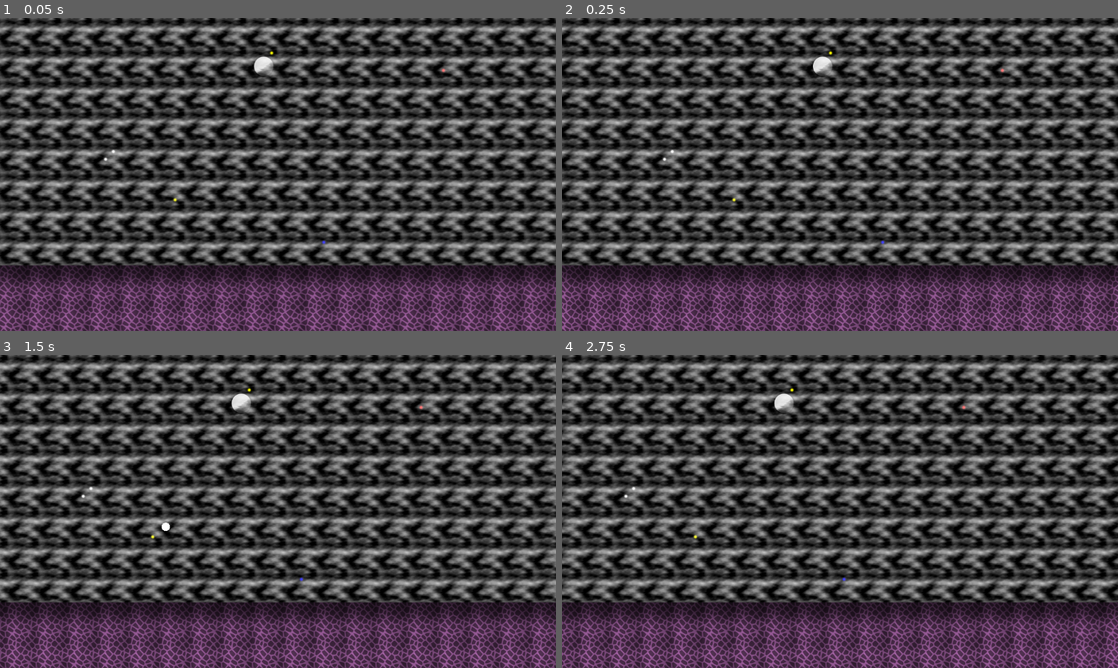
Above: before the commit, frames 1-4 (two rows, left to right).
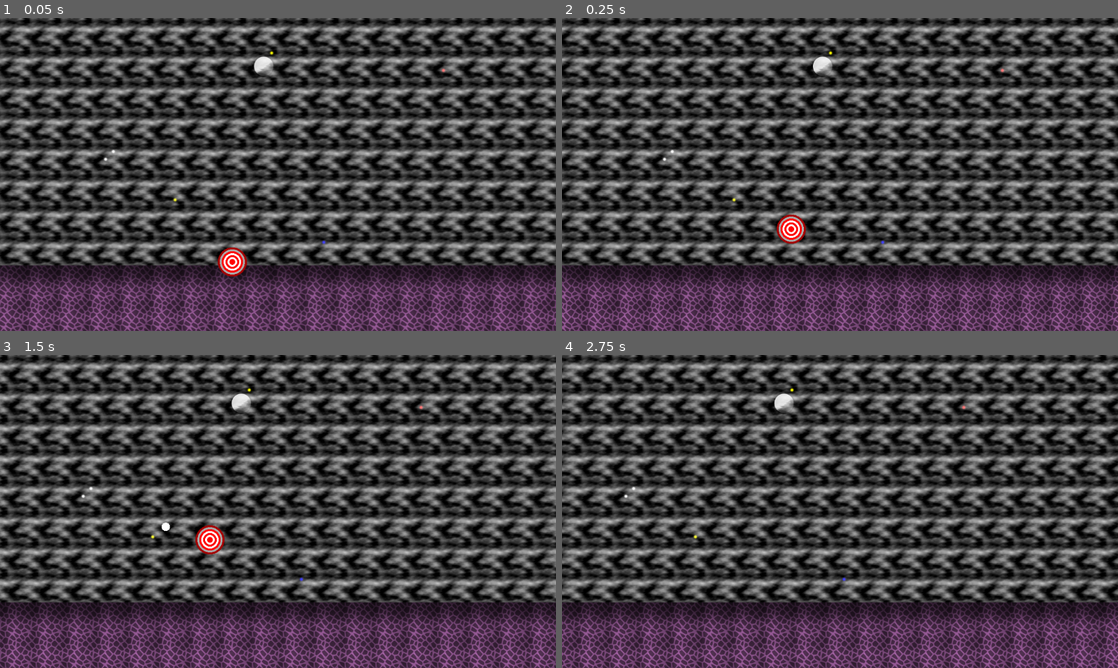
Above: after the commit, the same moments.

Repository: davididev/lightgungame
Game: Godot game, scene res://Scenes/Bonus1.tscn
Same seed, same stepped clock (60 frames per second), same inputs: the game is played once before the commit and once after it. Before the commit the project has no main scene; this scene is started directly in both runs.
Inputs (mouse positions are in pixels of both pictures, inside the frame that each line leads up to):
- Up to frame 1 (0.05 s): no input
- Up to frame 2 (0.25 s): no input
- Up to frame 3 (1.5 s): move the mouse to (400, 495) at 0.52 s; click (400, 495) at 0.67 s; move the mouse to (166, 527) at 1.27 s; click (166, 527) at 1.42 s
- Up to frame 4 (2.75 s): move the mouse to (895, 442) at 2.02 s; click (895, 442) at 2.17 s

The runs differ from the first frame. In frame 1, 0.4% of the frame differs, in the area x 39-45%, y 73-83%; in frame 2, 0.4%; in frame 3, 0.4%; in frame 4, nothing differs.

Commit message:
Added first particle system and basic targets

Diff:
--- /dev/null
+++ b/Prefabs/Enemies/Target/TargetJumping.gd
@@ -0,0 +1,25 @@
+extends RigidBody2D
+
+@export var JumpForce = 400.0;
+@export var PointsOnShoot = 1;
+@export var TargetExplosion : PackedScene;
+
+signal on_shot
+
+# Called when the node enters the scene tree for the first time.
+func _ready():
+	apply_impulse(Vector2.UP * JumpForce);
+	pass # Replace with function body.
+
+
+# Called every frame. 'delta' is the elapsed time since the previous frame.
+func _process(delta):
+	pass
+
+
+func _on_on_shot():
+	var instance = TargetExplosion.instantiate();
+	instance.global_position = global_position;
+	get_tree().root.get_node("Node2D").add_child(instance);
+	queue_free()
+	#TODO: Add particle system and points
--- /dev/null
+++ b/Prefabs/Enemies/Target/TargetRedJump.tscn
@@ -0,0 +1,25 @@
+[gd_scene load_steps=5 format=3 uid="uid://ba0qwtrj8uf84"]
+
+[ext_resource type="Script" path="res://Prefabs/Enemies/Target/TargetJumping.gd" id="1_3gpm4"]
+[ext_resource type="PackedScene" uid="uid://b0vpwn4yic0o0" path="res://Prefabs/Particles/Target/red_target_particle_system.tscn" id="2_hrvbj"]
+[ext_resource type="Texture2D" uid="uid://bf1p6coqf2rgk" path="res://Sprites/Enemies/Targets/RedTarget.png" id="2_jnphc"]
+
+[sub_resource type="CircleShape2D" id="CircleShape2D_anr6c"]
+radius = 32.0
+
+[node name="RigidBody2D" type="RigidBody2D"]
+light_mask = 2
+visibility_layer = 2
+collision_layer = 8
+collision_mask = 4
+gravity_scale = 0.4
+script = ExtResource("1_3gpm4")
+TargetExplosion = ExtResource("2_hrvbj")
+
+[node name="CollisionShape2D" type="CollisionShape2D" parent="."]
+shape = SubResource("CircleShape2D_anr6c")
+
+[node name="RedTarget" type="Sprite2D" parent="CollisionShape2D"]
+texture = ExtResource("2_jnphc")
+
+[connection signal="on_shot" from="." to="." method="_on_on_shot"]
--- /dev/null
+++ b/Prefabs/Particles/PlayParticlesOnce.gd
@@ -0,0 +1,16 @@
+extends Node2D
+
+@export var overall_lifetime = 5.0;
+
+# Called when the node enters the scene tree for the first time.
+func _ready():
+	for child in get_children():
+		if child is GPUParticles2D:
+			child.emitting = true;
+
+
+# Called every frame. 'delta' is the elapsed time since the previous frame.
+func _process(delta):
+	overall_lifetime -= delta;
+	if overall_lifetime < 0.0:
+		queue_free();
--- /dev/null
+++ b/Prefabs/Particles/Target/red_target_particle_system.tscn
@@ -0,0 +1,85 @@
+[gd_scene load_steps=10 format=3 uid="uid://b0vpwn4yic0o0"]
+
+[ext_resource type="Script" path="res://Prefabs/Particles/PlayParticlesOnce.gd" id="1_og8bx"]
+[ext_resource type="Texture2D" uid="uid://fwxynf5m0ffg" path="res://Particles/TargetParticleSpriteSheet.png" id="2_bssmh"]
+
+[sub_resource type="CanvasItemMaterial" id="CanvasItemMaterial_72wg2"]
+particles_animation = true
+particles_anim_h_frames = 4
+particles_anim_v_frames = 4
+particles_anim_loop = false
+
+[sub_resource type="Gradient" id="Gradient_qv4gu"]
+colors = PackedColorArray(1, 1, 1, 1, 1, 1, 1, 0)
+
+[sub_resource type="GradientTexture1D" id="GradientTexture1D_fpov2"]
+gradient = SubResource("Gradient_qv4gu")
+
+[sub_resource type="Curve" id="Curve_j7gp8"]
+max_value = 3.0
+_data = [Vector2(0, 1), 0.0, 0.0, 0, 0, Vector2(0.987097, 3), 0.0, 0.0, 0, 0]
+point_count = 2
+
+[sub_resource type="CurveTexture" id="CurveTexture_3ag7q"]
+curve = SubResource("Curve_j7gp8")
+
+[sub_resource type="ParticleProcessMaterial" id="ParticleProcessMaterial_t31tt"]
+resource_local_to_scene = true
+particle_flag_disable_z = true
+emission_shape = 1
+emission_sphere_radius = 32.0
+angle_max = 180.0
+inherit_velocity_ratio = 25.0
+spread = 180.0
+initial_velocity_min = 100.0
+initial_velocity_max = 100.0
+gravity = Vector3(0, 98, 0)
+scale_min = 0.1
+scale_max = 0.5
+scale_over_velocity_curve = SubResource("CurveTexture_3ag7q")
+color = Color(1, 0, 0, 1)
+color_ramp = SubResource("GradientTexture1D_fpov2")
+anim_speed_min = 0.1
+anim_speed_max = 0.5
+
+[sub_resource type="ParticleProcessMaterial" id="ParticleProcessMaterial_gg33a"]
+resource_local_to_scene = true
+particle_flag_disable_z = true
+emission_shape = 1
+emission_sphere_radius = 32.0
+angle_max = 180.0
+inherit_velocity_ratio = 50.0
+spread = 180.0
+initial_velocity_min = 100.0
+initial_velocity_max = 100.0
+gravity = Vector3(0, 98, 0)
+scale_min = 0.1
+scale_max = 0.5
+scale_over_velocity_curve = SubResource("CurveTexture_3ag7q")
+color_ramp = SubResource("GradientTexture1D_fpov2")
+anim_speed_min = 0.5
+anim_speed_max = 1.0
+
+[node name="RedTargetParticleSystem" type="Node2D"]
+top_level = true
+script = ExtResource("1_og8bx")
+
+[node name="GPUParticles2D" type="GPUParticles2D" parent="."]
+light_mask = 8
+visibility_layer = 8
+material = SubResource("CanvasItemMaterial_72wg2")
+emitting = false
+amount = 16
+process_material = SubResource("ParticleProcessMaterial_t31tt")
+texture = ExtResource("2_bssmh")
+one_shot = true
+
+[node name="GPUParticles2D White" type="GPUParticles2D" parent="."]
+light_mask = 8
+visibility_layer = 8
+material = SubResource("CanvasItemMaterial_72wg2")
+emitting = false
+amount = 16
+process_material = SubResource("ParticleProcessMaterial_gg33a")
+texture = ExtResource("2_bssmh")
+one_shot = true
--- a/Prefabs/PlayerBullet.gd
+++ b/Prefabs/PlayerBullet.gd
@@ -18,5 +18,7 @@
 		scale = my_scale;
 
 
-func _on_area_entered(area):
-	pass # Replace with function body.  Should be when you shoot an enemy
+
+func _on_body_entered(body):
+	body.emit_signal("on_shot")
+	pass # Replace with function body.
--- a/Prefabs/PlayerBullet.tscn
+++ b/Prefabs/PlayerBullet.tscn
@@ -10,14 +10,18 @@
 
 [node name="Area2D" type="Area2D"]
 top_level = true
+light_mask = 9
+visibility_layer = 8
 collision_layer = 4
-collision_mask = 4
+collision_mask = 12
 script = ExtResource("1_aohyk")
 
 [node name="CollisionShape2D" type="CollisionShape2D" parent="."]
 shape = SubResource("CircleShape2D_qujmc")
 
 [node name="MeshInstance2D" type="MeshInstance2D" parent="."]
+light_mask = 8
+visibility_layer = 8
 mesh = SubResource("SphereMesh_fnlox")
 
-[connection signal="area_entered" from="." to="." method="_on_area_entered"]
+[connection signal="body_entered" from="." to="." method="_on_body_entered"]
--- a/Scenes/Bonus1.tscn
+++ b/Scenes/Bonus1.tscn
@@ -1,7 +1,8 @@
-[gd_scene load_steps=3 format=3 uid="uid://b5rcm0wo6vrd3"]
+[gd_scene load_steps=4 format=3 uid="uid://b5rcm0wo6vrd3"]
 
 [ext_resource type="TileSet" uid="uid://doutxwg3by1sj" path="res://Tilesets/BonusLevel.tres" id="1_usl5t"]
 [ext_resource type="PackedScene" uid="uid://byosm6kwjujrd" path="res://Prefabs/Player.tscn" id="2_7jlvk"]
+[ext_resource type="PackedScene" uid="uid://ba0qwtrj8uf84" path="res://Prefabs/Enemies/Target/TargetRedJump.tscn" id="3_vy4v4"]
 
 [node name="Node2D" type="Node2D"]
 
@@ -11,3 +12,6 @@
 layer_0/tile_data = PackedInt32Array(0, 0, 1, 1, 0, 1, 2, 0, 1, 65538, 0, 1, 65539, 0, 1, 65537, 0, 1, 65536, 0, 1, 3,  …(3353 unchanged characters)…
 
 [node name="PlayerCamera" parent="." instance=ExtResource("2_7jlvk")]
+
+[node name="RigidBody2D" parent="." instance=ExtResource("3_vy4v4")]
+position = Vector2(483, 518)
--- a/project.godot
+++ b/project.godot
@@ -11,6 +11,7 @@
 [application]
 
 config/name="TEMP"
+run/main_scene="res://Scenes/Bonus1.tscn"
 config/features=PackedStringArray("4.2", "Mobile")
 config/icon="res://icon.svg"
 
@@ -23,7 +24,8 @@
 
 2d_render/layer_1="Tiles"
 2d_render/layer_2="Enemy"
-2d_render/layer_3="Bullet"
+2d_render/layer_3="Foreground"
+2d_render/layer_4="Bullet"
 2d_physics/layer_1="Static"
 2d_physics/layer_2="BulletField"
 2d_physics/layer_3="Bullet"
Binary file added: Particles/TargetParticleSpriteSheet.png
Not shown, added: Particles/TargetParticleSpriteSheet.png.import
Binary file added: Sprites/Enemies/Targets/BlueTarget.png
Not shown, added: Sprites/Enemies/Targets/BlueTarget.png.import
Binary file added: Sprites/Enemies/Targets/GreenTarget.png
Not shown, added: Sprites/Enemies/Targets/GreenTarget.png.import
Binary file added: Sprites/Enemies/Targets/RedTarget.png
Not shown, added: Sprites/Enemies/Targets/RedTarget.png.import
